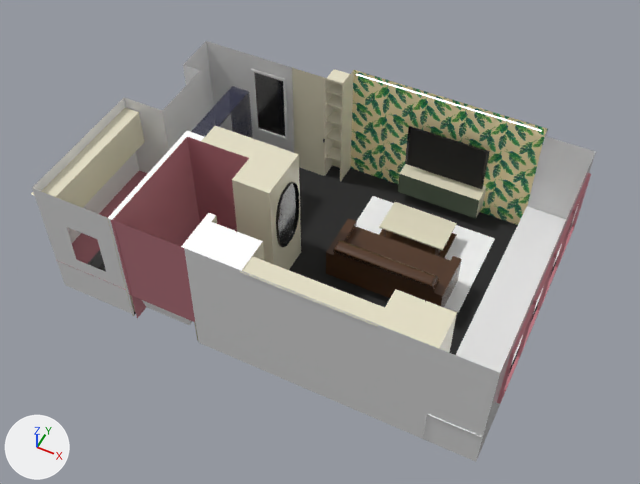
An edit to the glTF model assets/apartment.glb, drawn before and after from the same camera.
Rendered twice from a 50 mm camera at (8.8, -18.73, 24.53) aimed at (-0.28, -0.58, 1.84). Lighting does not change. The marker at lower left points along +X, +Y and +Z. Where no turn or scale is listed for an object, it has been applied to the vertices. Vertices at the same position are counted once.

The scene before the commit, as lines of its bpy script (objects in view):
```python
me_cube_012 = bpy.data.meshes.new('Cube.012')
me_cube_012.from_pydata(...)  # 93 vertices, 173 faces; spans x -2.14..2.14, y -1.3..0.74, z -0.65..1.1
me_cube_012.materials.append(mat_leather)  # brown #523522
me_plane = bpy.data.meshes.new('Plane')
me_plane.from_pydata([(-3.73, 0.13, 0.0), (3.12, 0.13, 0.0), (-3.73, 0.22, 0.0), (3.12, 0.22, 0.0)], [], [(0, 1, 3), (0, 3, 2)])
me_plane.materials.append(mat_emmissive)  # white #e7e7e7
me_plane_001 = bpy.data.meshes.new('Plane.001')
me_plane_001.from_pydata(...)  # 120 vertices, 202 faces; spans x -8.2..7.3, y -5.0..5.0, z 0.0..4.8
# faces by material slot: [83, 39, 4, 56, 20]
me_plane_001.materials.append(mat_walls)  # white #e7e7e7
me_plane_001.materials.append(mat_floor)  # black #2a2a2a
me_plane_001.materials.append(mat_wallpaper)
me_plane_001.materials.append(mat_marble)  # pink #bc7780
me_plane_001.materials.append(mat_closet)  # white #e7e1c8
ob_couch = bpy.data.objects.new('Couch', me_cube_012)
ob_couch.location = (2.12, 0.53, 0.99)
ob_shell = bpy.data.objects.new('Shell', me_plane_001)
ob_shell.location = (0.0, 0.0, 0.0)
ob_strip_light = bpy.data.objects.new('Strip Light', me_plane)
ob_strip_light.location = (2.2, 4.62, 4.84)
# also in view: 'Closet 2' at (-1.65, -4.19, 2.4); 'Window Cabinets' at (6.33, -0.23, 0.75); 'TV Console' at (2.25, 4.61, 0.91); 'Mirror 2' at (-4.7, 4.04, 2.79); 'Shelves' at (-2.08, 4.51, 2.57)
```
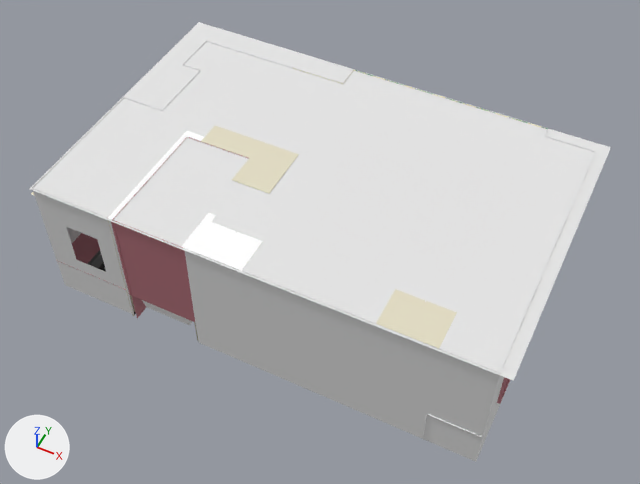
Boxes [x1, y1, x2, y2] around the edits, measured in the pictures (640 x 484 px):
'Ceiling', added: after [29, 22, 611, 381]
'Strip Light', deleted: before [356, 74, 542, 132]
part 1 of me_plane_001, surface changed: before [32, 41, 596, 462]; after [32, 41, 595, 462]
'Bathroom wall', unchanged, covered by the edit: before [107, 126, 301, 318]; after [107, 126, 299, 318]
'Window Cabinets', unchanged, covered by the edit: before [423, 206, 573, 437]; after [423, 414, 481, 437]
'Couch', unchanged, covered by the edit: before [326, 218, 462, 307]
'Kitchen top', unchanged, covered by the edit: before [31, 108, 144, 208]

Diff of the bpy script that builds the scene:
```diff
--- a/assets/apartment.glb.py
+++ b/assets/apartment.glb.py
@@ me_plane_001 @@
 me_plane_001.from_pydata(...)  # 120 vertices, 202 faces; spans x -8.2..7.3, y -5.0..5.0, z 0.0..4.8
 # used by ob_shell; location = (0.0, 0.0, 0.0)
+# me_plane_001 part 1: texture (UV) coordinates of 202 of 202 faces, centred in x -8.2..7.3, y -5.0..5.0, z 0.0..4.8, changed; they spanned u 0.01..0.54, v 0.38..0.99 and now span u 0.02..0.59, v 0.41..0.99
 me_plane_001.materials.append(mat_walls)
@@ me_plane_014 @@
+me_plane_014.from_pydata([(-7.9, 5.0, 0.0), (7.9, 5.0, 0.0), (-7.9, -5.0, 0.0), (7.9, -5.0, 0.0)], [], [(0, 1, 3), (0, 3, 2)])
+me_plane_014.materials.append(mat_walls)  # white #e7e7e7
@@ ob_strip_light @@
-ob_strip_light = bpy.data.objects.new('Strip Light', me_plane)
-ob_strip_light.location = (2.2, 4.62, 4.84)
@@ ob_ceiling @@
+ob_ceiling = bpy.data.objects.new('Ceiling', me_plane_014)
+ob_ceiling.location = (-0.33, 0.0, 4.82)
```
